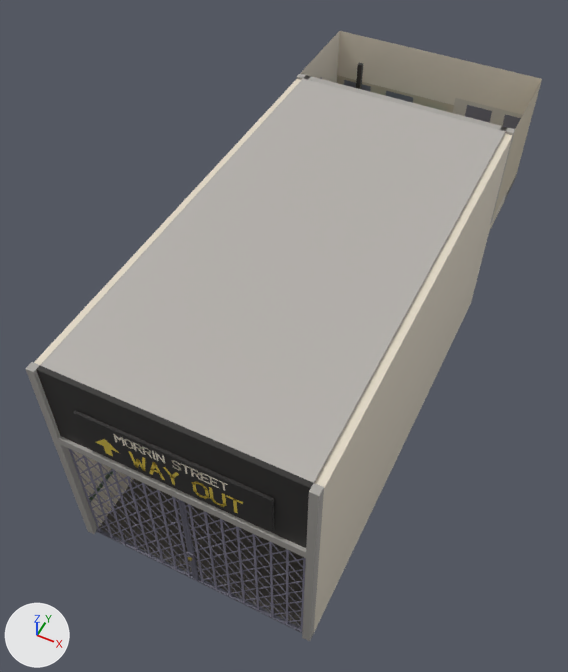
What one commit did to the glTF model assets/models/props/station_entrance.glb.
Rendered twice from a 50 mm lens placed at (4.35, -10.69, 14.04), pointed at (-0.5, -0.98, 1.91). Arrows for +X, +Y and +Z are at lower left; the lights stay in place. The picture after the commit comes second. Vertices at exactly the same position are counted once.

The older version as bpy lines, for what is in view:
```python
me_station_entrance = bpy.data.meshes.new('station_entrance')
me_station_entrance.from_pydata(...)  # 4166 vertices, 4899 faces; spans x -2.4..2.4, y -5.75..5.75, z 0.0..5.0
me_station_entrance.materials.append(mat_defaultmaterial)
ob_station_entrance = bpy.data.objects.new('station_entrance', me_station_entrance)
ob_station_entrance.location = (0.0, 0.0, 0.0)
```
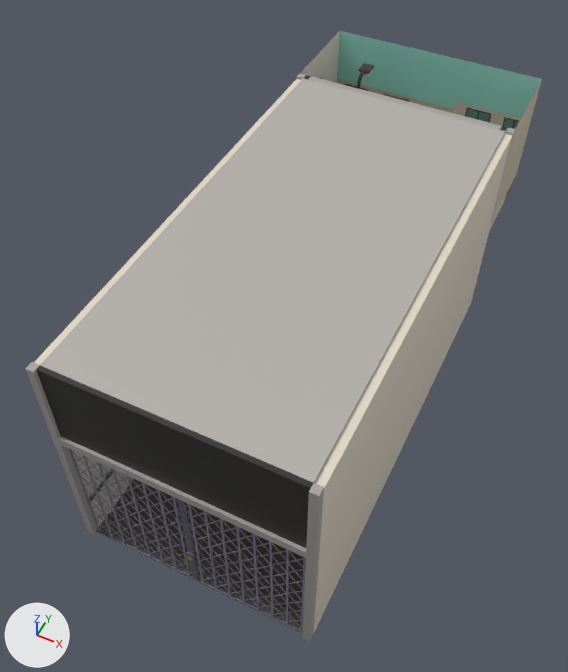
The change, as JSON lines over the scene's bpy script:
```json
{"block": "me_station_entrance", "where": "# used by ob_station_entrance; location = (0.0, 0.0, 0.0)"}
{"op": "remove", "block": "me_station_entrance", "code": "me_station_entrance.from_pydata(...)  # 4166 vertices, 4899 faces; spans x -2.4..2.4, y -5.75..5.75, z 0.0..5.0"}
{"op": "add", "block": "me_station_entrance", "code": "me_station_entrance.from_pydata(...)  # 4133 vertices, 4992 faces; spans x -2.4..2.4, y -5.75..5.75, z 0.0..5.0"}
{"block": "me_station_entrance", "change": "me_station_entrance part 1: a new loose piece, a box spanning x -1.53..-1.27, y 4.89..5.21, z 4.62..4.66, in mat_defaultmaterial"}
{"block": "me_station_entrance", "change": "me_station_entrance part 2: the loose piece of 8 vertices spanning x -1.45..-1.35, y 4.6..4.7, z 2.6..4.95 is rebuilt with 40 vertices and now spans x -1.44..-1.36, y 4.61..4.96, z 2.6..4.69"}
{"block": "me_station_entrance", "change": "me_station_entrance part 3: the loose piece of 4 vertices spanning x -2.2..-1.5, y 5.75, z 3.6..3.78 is rebuilt with 4 vertices and now spans x -2.2..-1.55, y 5.75, z 3.48..3.68"}
{"block": "me_station_entrance", "change": "me_station_entrance part 4: the loose piece of 4 vertices spanning x -1.1..-0.4, y 5.75, z 3.6..3.78 is rebuilt with 4 vertices and now spans x -1.15..-0.5, y 5.75, z 3.48..3.68"}
{"block": "me_station_entrance", "change": "me_station_entrance part 5: the loose piece of 4 vertices spanning x 0.9..1.5, y 5.75, z 3.6..3.95 is rebuilt with 4 vertices and now spans x 0.9..1.5, y 5.75, z 3.48..3.88"}
{"block": "me_station_entrance", "change": "me_station_entrance part 6: the loose piece of 4 vertices spanning x 1.8..2.3, y 5.75, z 3.6..3.95 is rebuilt with 4 vertices and now spans x 1.8..2.3, y 5.75, z 3.48..3.88"}
{"block": "me_station_entrance", "change": "me_station_entrance part 7: 101 loose pieces with 435 vertices, spanning x -2.38..2.38, y -5.74..4.47, z 1.52..4.58, are deleted"}
{"block": "me_station_entrance", "change": "me_station_entrance part 8: 34 vertices moved from x -2.4..2.4, y 4.43..5.75, z 2.6..4.05 to x -2.4..2.4, y 4.43..5.75, z 2.6..3.95; 30 vertices removed from x -2.4..2.38, y 4.43..5.75, z 2.6..3.6; 344 vertices added at x -2.17..2.27, y 4.43..5.75, z 2.38..3.85"}
{"block": "me_station_entrance", "change": "me_station_entrance part 9: 10 kept faces spanning x -2.4..2.4, y 4.1..5.75, z 2.3..5.0 get new vertex colours"}
{"block": "me_station_entrance", "change": "other edits to the shape of me_station_entrance do not show in these pictures"}
```

Where the change shows, as pixel boxes [x1, y1, x2, y2] in the pictures (568 x 672 px):
```json
{"part": 1, "of": "me_station_entrance", "change": "added", "after": [358, 63, 374, 74]}
{"part": 2, "of": "me_station_entrance", "change": "rebuilt", "before": [356, 62, 363, 89], "after": [357, 69, 366, 89]}
{"part": 3, "of": "me_station_entrance", "change": "rebuilt", "before": [344, 80, 371, 91], "after": [344, 84, 369, 91]}
{"part": 4, "of": "me_station_entrance", "change": "rebuilt", "before": [386, 91, 413, 103], "after": [384, 94, 409, 102]}
{"part": 5, "of": "me_station_entrance", "change": "rebuilt", "before": [465, 105, 492, 123], "after": [465, 108, 491, 123]}
{"part": 6, "of": "me_station_entrance", "change": "rebuilt", "before": [502, 114, 521, 129], "after": [502, 117, 519, 126], "on screen": "mostly hidden"}
{"part": 7, "of": "me_station_entrance", "change": "deleted", "before": [73, 410, 275, 532]}
{"part": 8, "of": "me_station_entrance", "change": "reshaped", "before": [337, 75, 529, 171], "after": [337, 79, 529, 171], "on screen": "mostly hidden"}
{"part": 9, "of": "me_station_entrance", "change": "recoloured", "before": [337, 31, 542, 115], "after": [337, 31, 542, 115], "on screen": "grey to cyan"}
```
